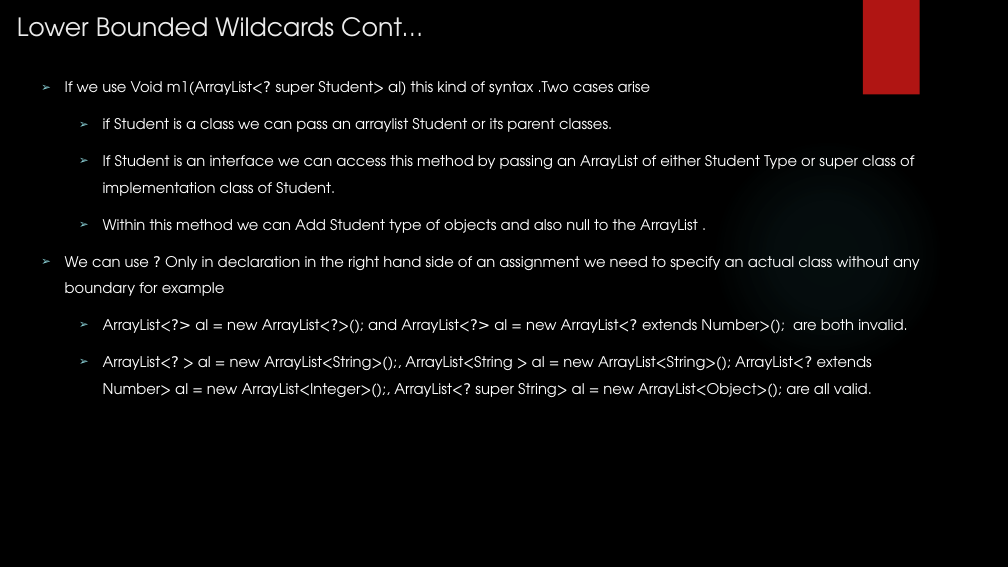
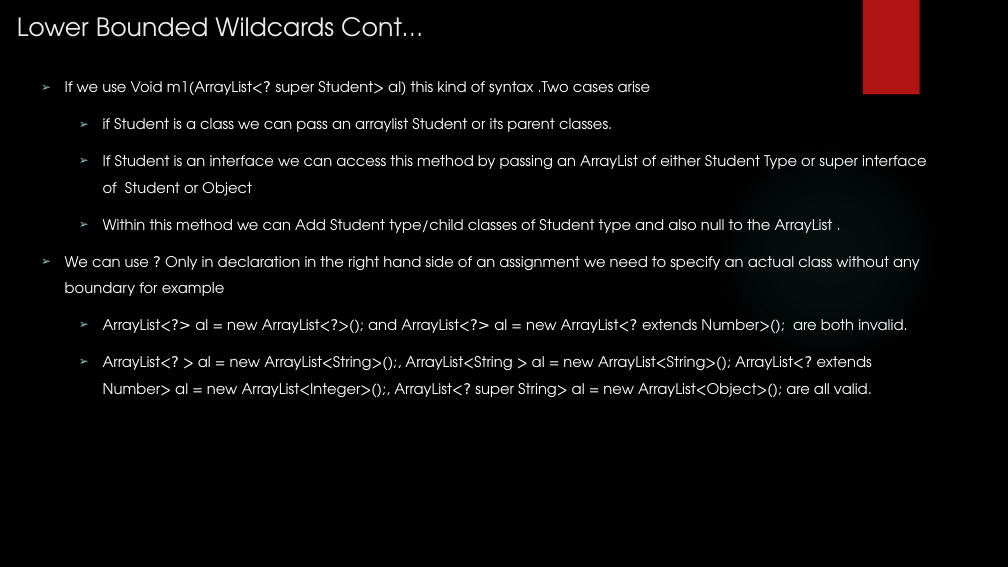
Before and after one commit to rudhrainfogain/JavaGenerics, a slide deck: slide 42 of src/main/resources/JavaGenerics.pptx. Drawn at 1008x567 pixels with LibreOffice and Linux fonts; fonts in the diff are those of the drawing; background and template pictures are left out. Boxes give left, top, right and bottom in pixels: in the first picture for what was removed or moved away, otherwise in the second. Text is boxed around its words. In the diff, an @@ line names an element or a change of style, - is before the commit and + after.

```diff
--- a/src/main/resources/JavaGenerics.pptx
+++ b/src/main/resources/JavaGenerics.pptx
@@ text at (x1=103, y1=155, x2=926, y2=233): text changed @@
-  ➢ If Student is an interface we can access this method by passing an ArrayList of either Student Type or super class of implementation class of Student.
-  ➢ Within this method we can Add Student type of objects and also null to the ArrayList .
+  ➢ If Student is an interface we can access this method by passing an ArrayList of either Student Type or super interface of Student or Object
+  ➢ Within this method we can Add Student type/child classes of Student type and also null to the ArrayList .
```
Also in this commit, not shown: 2 other slides changed, 4 slides removed, 8 other files.
